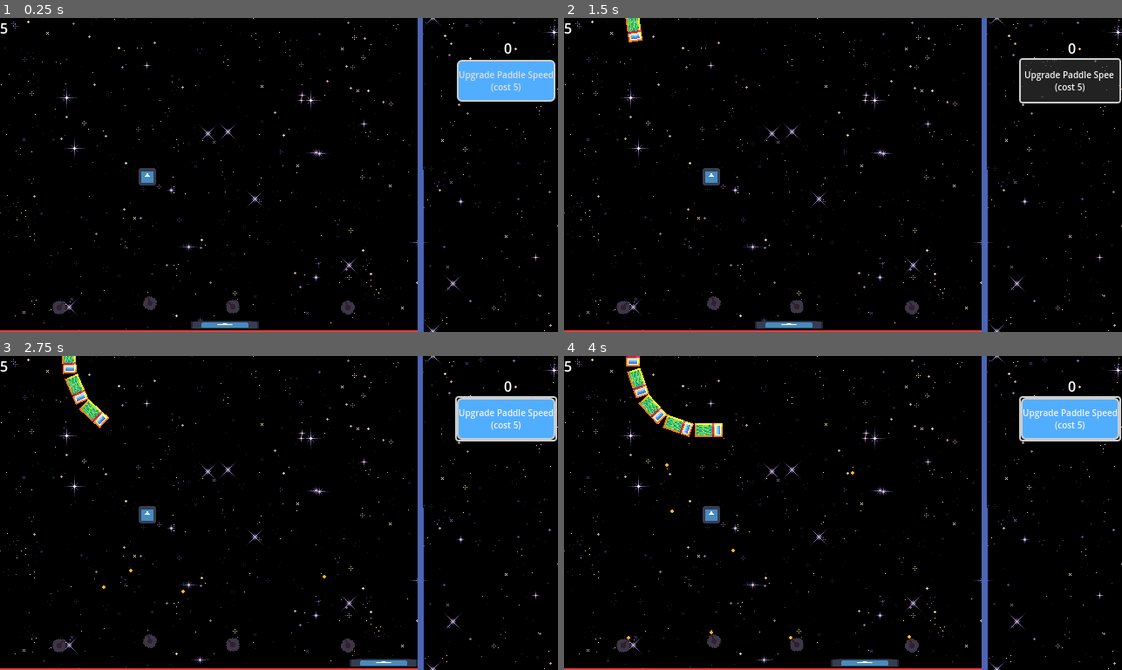
Above: before the commit, frames 1-4 (two rows, left to right).
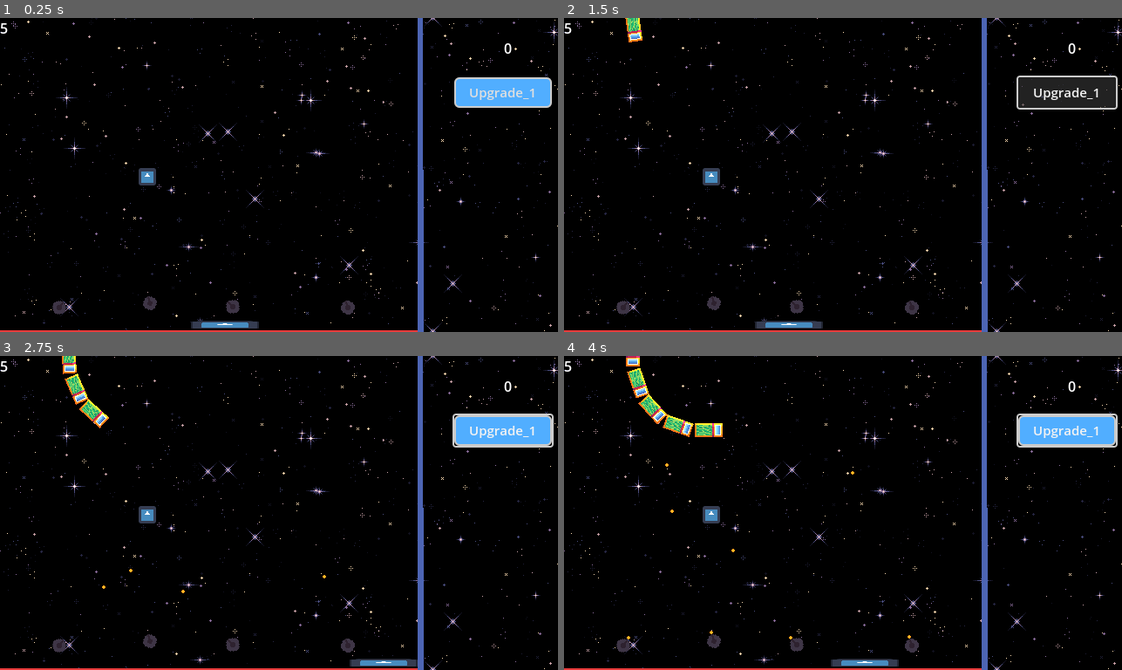
Above: after the commit, the same moments.

Repository: xefensor/tower-breakout
Game: Godot game, scene res://game.tscn
Same seed, same stepped clock (60 frames per second), same inputs: the game is played once before the commit and once after it. The engine's default icon, where the game draws it, is replaced by a stand-in: a white triangle on a blue panel in a dark square.
Inputs (mouse positions are in pixels of both pictures, inside the frame that each line leads up to):
- Up to frame 1 (0.25 s): no input
- Up to frame 2 (1.5 s): click (1071, 80) at 0.5 s, where only the run before the commit has a clickable "Upgrade Paddle Speed (cost 5)"; click (1066, 93) at 1.25 s, where only the run after the commit has a clickable "Upgrade_1"
- Up to frame 3 (2.75 s): move the mouse to (61, 644) at 2.02 s; press the mouse at (61, 644) at 2.03 s; hold D (paddle_right) from 2.03 s (still down)
- Up to frame 4 (4 s): move the mouse to (714, 641) at 2.77 s; release D (paddle_right) at 2.78 s; release the mouse at (714, 641) at 2.78 s; hold A (paddle_left) 2.78-3.53 s; click (714, 641) at 2.85 s; move the mouse to (909, 644) at 3.52 s; press the mouse at (909, 644) at 3.53 s; hold D (paddle_right) from 3.53 s (still down)

The runs differ from the first frame. In frame 1, 1.8% of the frame differs, in the area x 81-100%, y 13-29%; in frame 2, 2.0%; in frame 3, 2.1%, in the area x 81-100%, y 12-30%; in frame 4, 2.1%.

Commit message:
Revert "Upgrade Paddle Speed"
This reverts commit 45d62c1674a93f8635ea99a1f919acf8ae63080f.

Diff:
--- a/levels/level_ui.gd
+++ b/levels/level_ui.gd
@@ -2,13 +2,6 @@
 extends CanvasLayer
 
 @export var money_label: Label
-@onready var paddle = $"../Paddle"
 
 func update_money_label(new_val: int):
 	money_label.text = str(new_val)
-
-
-func _on_upgrade_paddle_speed_pressed() -> void:
-	if Level.instance.money >= 5:
-		paddle._speed += 100
-		Level.instance.money -= 5
--- a/levels/test_level_01.tscn
+++ b/levels/test_level_01.tscn
@@ -192,15 +192,14 @@
 offset_right = 40.0
 offset_bottom = 23.0
 
-[node name="Upgrade_paddle_speed" type="Button" parent="LevelUI"]
-offset_left = 524.0
-offset_top = 48.0
-offset_right = 637.0
-offset_bottom = 96.0
-theme_override_font_sizes/font_size = 10
+[node name="Upgrade_ball" type="Button" parent="LevelUI"]
+offset_left = 521.0
+offset_top = 68.0
+offset_right = 633.0
+offset_bottom = 103.0
+theme_override_font_sizes/font_size = 15
 theme_override_styles/normal = SubResource("StyleBoxFlat_5a3re")
-text = "Upgrade Paddle Speed
-(cost 5)"
+text = "Upgrade_1"
 
 [node name="Label_money" type="Label" parent="LevelUI"]
 offset_left = 563.0
@@ -227,5 +226,3 @@
 [node name="Sprite2D" type="Sprite2D" parent="DamageableStaticBody2D"]
 scale = Vector2(0.16, 0.16)
 texture = ExtResource("18_5a3re")
-
-[connection signal="pressed" from="LevelUI/Upgrade_paddle_speed" to="LevelUI" method="_on_upgrade_paddle_speed_pressed"]
--- a/paddles/paddle.gd
+++ b/paddles/paddle.gd
@@ -9,7 +9,7 @@
 @onready var default_health: int = health.current_health
 @onready var _area_2d: Area2D = NodeUtils.get_child_by_class(self, Area2D)
 @onready var collision_shape_2d: CollisionShape2D = NodeUtils.get_child_by_class(self, CollisionShape2D)
-@onready var level_ui: LevelUI = NodeUtils.get_child_by_class(self, LevelUI)
+
 
 func _ready() -> void:
 	_area_2d.body_entered.connect(_on_area_2d_body_entered)
